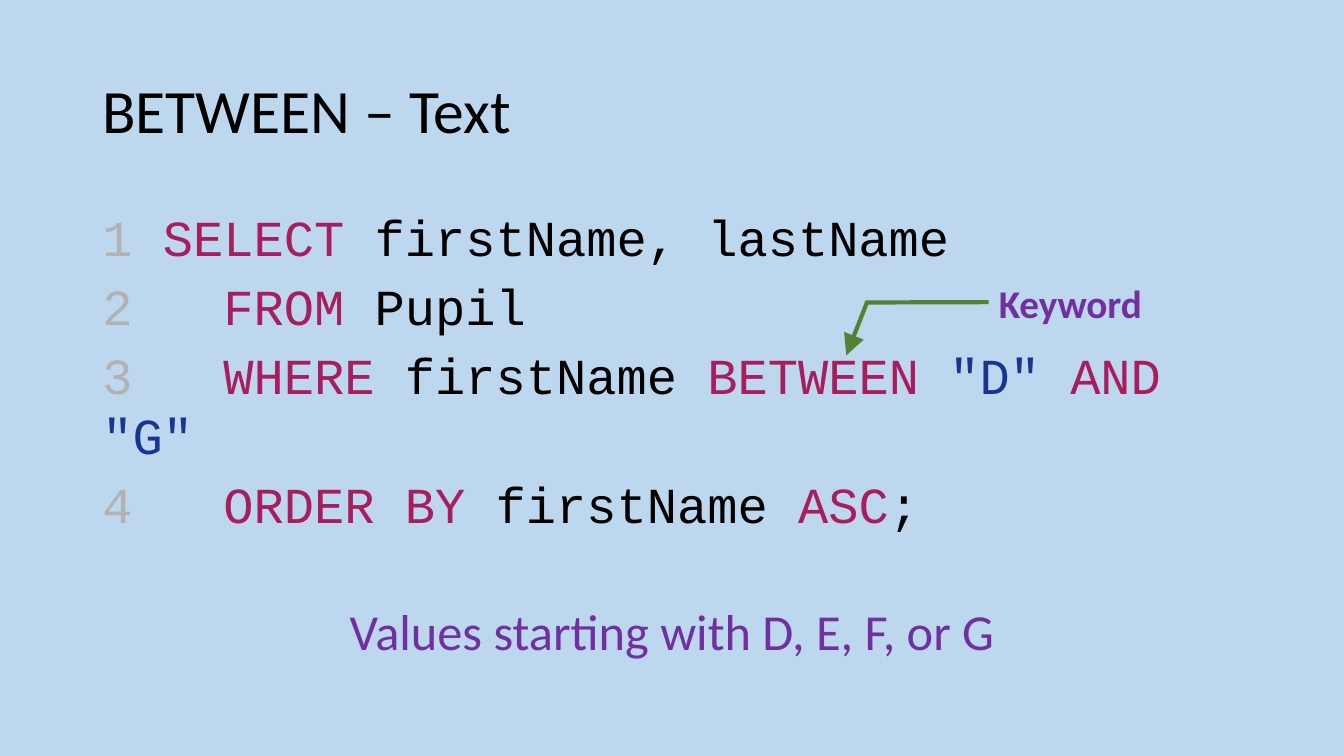
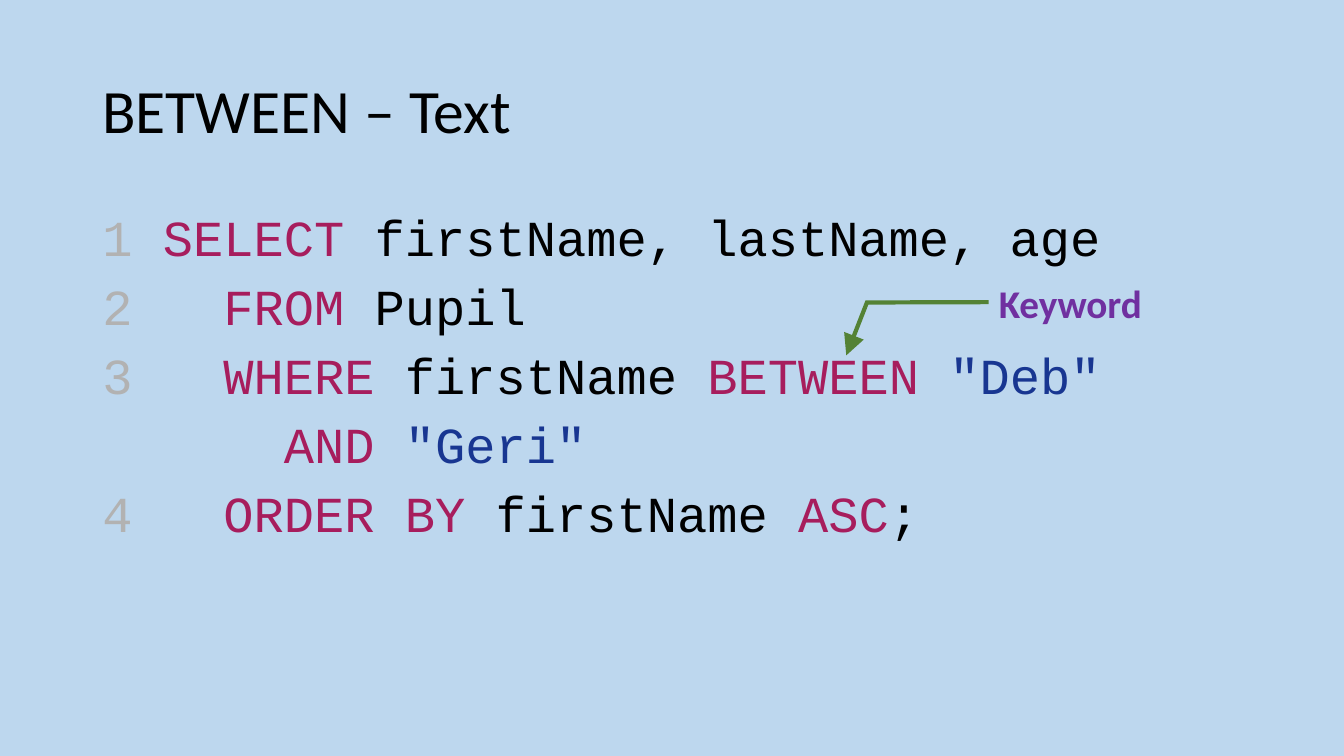
Before and after one commit to MrFriendCS/MrFriendCS.github.io, a slide deck: slide 13 of ah-cs/ddd/AH CS DDD Slides.pptx. Drawn at 1344x756 pixels with LibreOffice and Linux fonts; fonts in the diff are those of the drawing. Boxes give left, top, right and bottom in pixels: in the first picture for what was removed or moved away, otherwise in the second. Text is boxed around its words. In the diff, an @@ line names an element or a change of style, - is before the commit and + after.

```diff
--- a/ah-cs/ddd/AH CS DDD Slides.pptx
+++ b/ah-cs/ddd/AH CS DDD Slides.pptx
@@ text at (163, 220, 1101, 267): text changed @@
-1 SELECT firstName, lastName
+1 SELECT firstName, lastName, age
@@ text at (223, 358, 1100, 464): text changed @@
-3 WHERE firstName BETWEEN "D" AND "G"
+3 WHERE firstName BETWEEN "Deb"
+AND "Geri"
@@ text removed at (350, 615, 994, 659) @@
-Values starting with D, E, F, or G
```
Also in this commit, not shown: 9 other slides changed.
